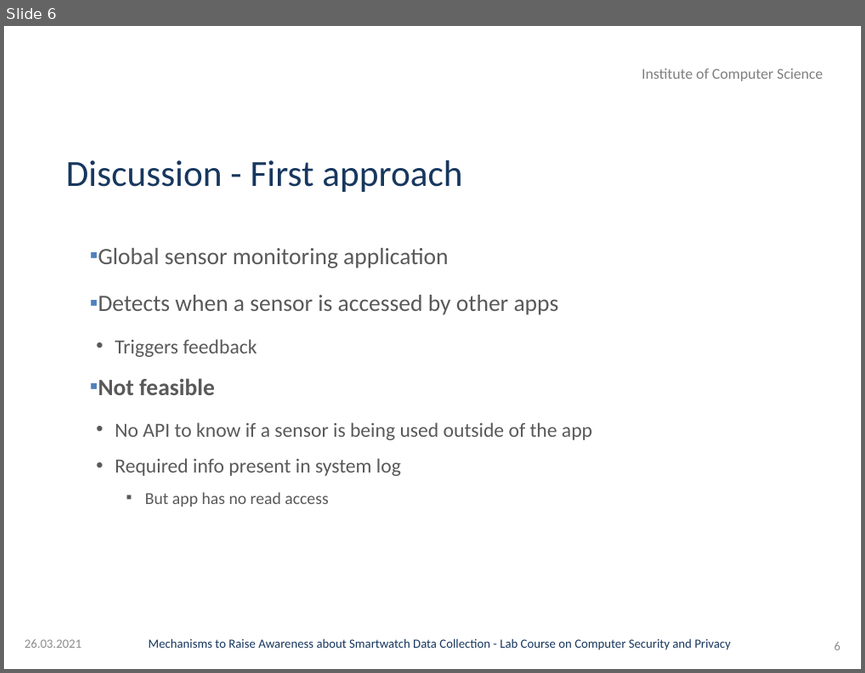
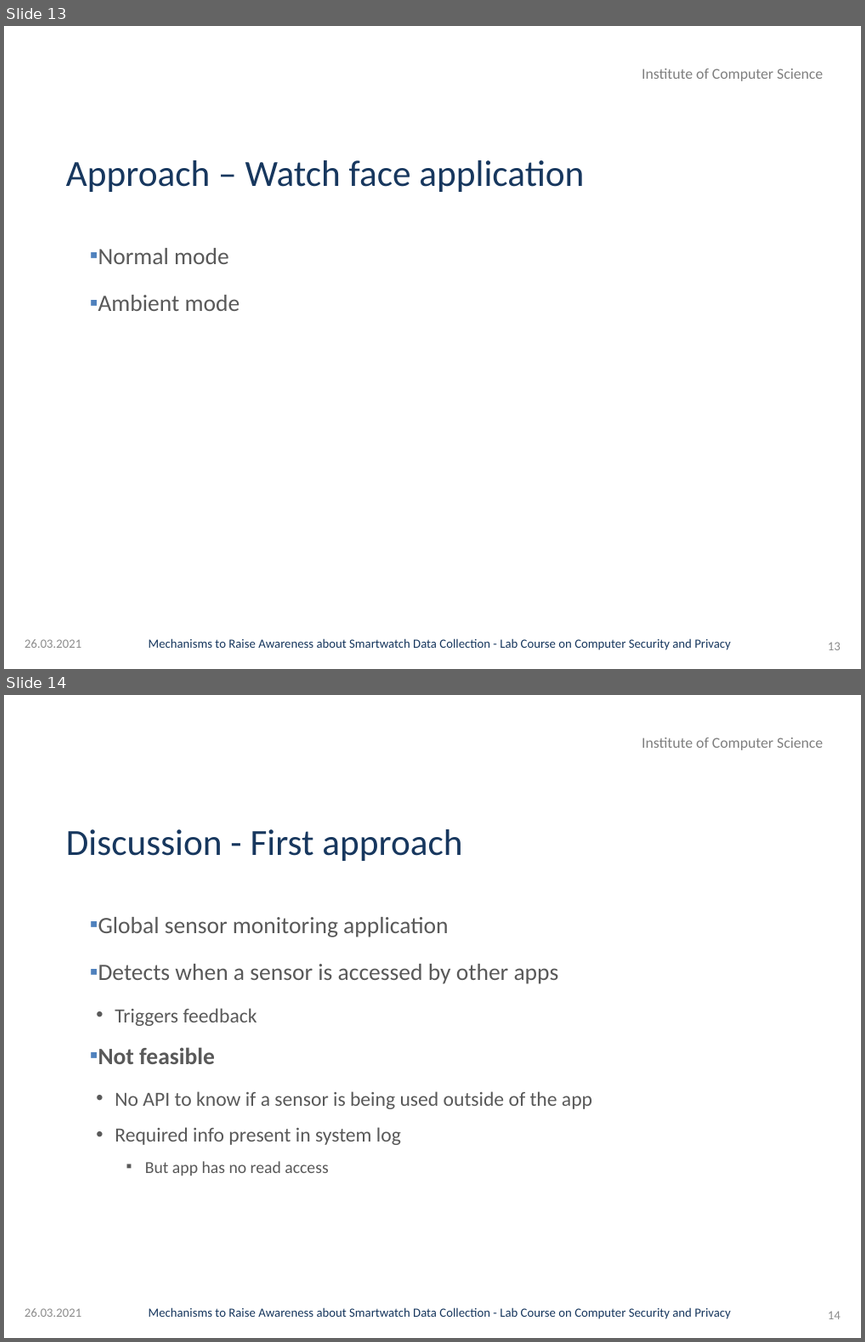
Before and after one commit to GAUG-Contributions/Practical_Course_Computer_Security_and_Privacy, a slide deck: Presentation/Presentation.pptx. Shown one above the other, each under a label of ours: slide 6 before the commit, slides 13 and 14 after it. The pictures are 865x673 and 865x1342 pixels, drawn with LibreOffice and Linux fonts; fonts in the diff are those of the drawing; background and template pictures are left out. Boxes give left, top, right and bottom in pixels: in the first picture for what was removed or moved away, otherwise in the second. Text is boxed around its words. In the diff, an @@ line names an element or a change of style, - is before the commit and + after.

```diff
--- a/Presentation/Presentation.pptx
+++ b/Presentation/Presentation.pptx
@@ slide 13 added at box(4, 26, 861, 669), background picture (left out); not listed: 2 template elements that a slide beside it also shows @@
@@ title added at box(66, 160, 584, 192), 44 pt, text #17375E @@
+Approach – Watch face application
@@ text added at box(98, 248, 240, 311), 28 pt, text #595959 @@
+▪ Normal mode
+▪ Ambient mode
@@ text added at box(24, 639, 81, 647), 15 pt, text #8C8C8C @@
+26.03.2021
@@ page number added at box(828, 641, 840, 650), 15 pt, text #8C8C8C @@
+13
@@ what was slide 6 is now slide 14 @@
@@ page number at box(828, 1310, 840, 1319): text changed @@
-6
+14
```
Also in this commit, not shown: 2 slides changed, 7 other slides added, 2 other files.
